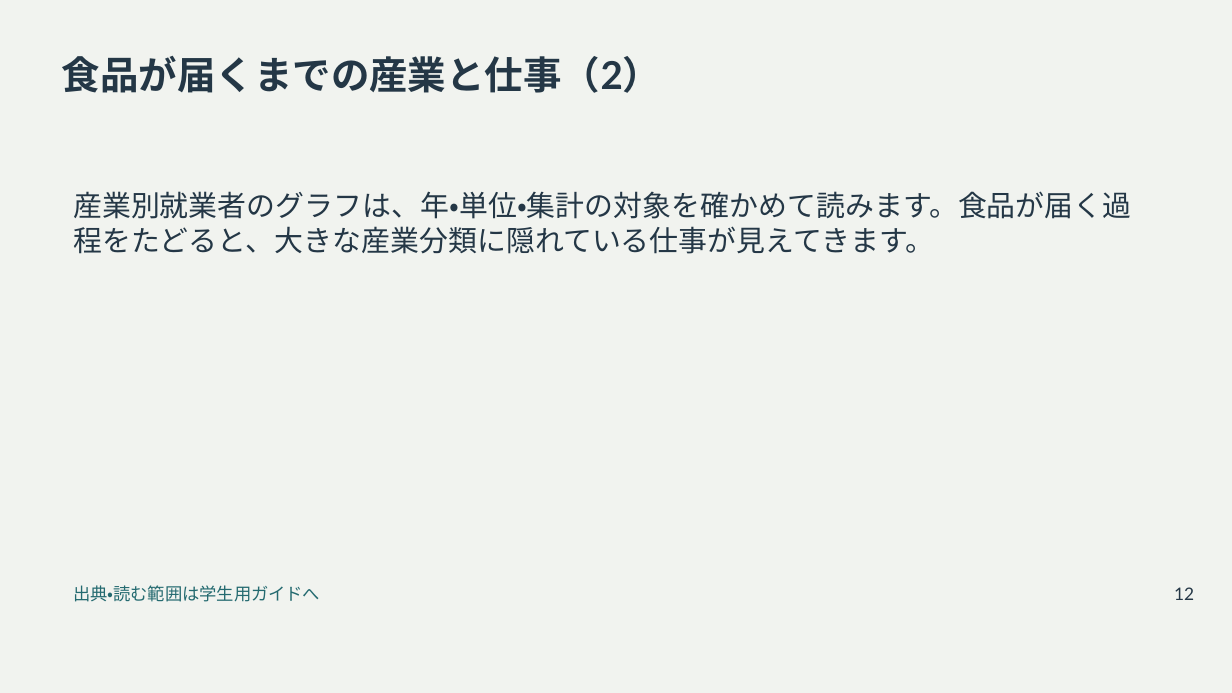
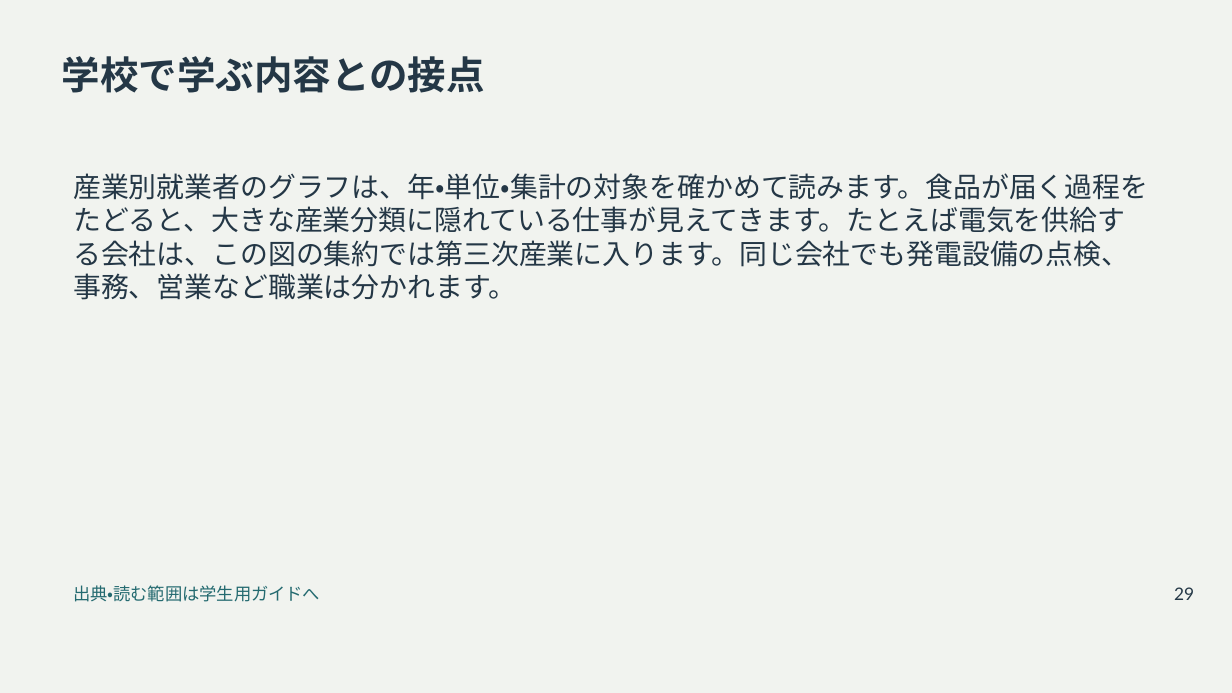
Before and after one commit to zooc-14calbp/industrial-education-ii, a slide deck: slide 29 of reorganized/20261105/main/01/slides.pptx (slide 12 before the commit). Drawn at 1232x693 pixels with LibreOffice and Linux fonts; fonts in the diff are those of the drawing. Boxes give left, top, right and bottom in pixels: in the first picture for what was removed or moved away, otherwise in the second. Text is boxed around its words. In the diff, an @@ line names an element or a change of style, - is before the commit and + after.

```diff
--- a/reorganized/20261105/main/01/slides.pptx
+++ b/reorganized/20261105/main/01/slides.pptx
@@ title at [62, 56, 485, 93]: text changed @@
-食品が届くまでの産業と仕事（2）
+学校で学ぶ内容との接点
@@ text at [73, 173, 1148, 300]: text changed; size 22.5 to 21.8 pt @@
-産業別就業者のグラフは、年・単位・集計の対象を確かめて読みます。食品が届く過程をたどると、大きな産業分類に隠れている仕事が見えてきます。
+産業別就業者のグラフは、年・単位・集計の対象を確かめて読みます。食品が届く過程をたどると、大きな産業分類に隠れている仕事が見えてきます。たとえば電気を供給する会社は、この図の集約では第三次産業に入ります。同じ会社でも発電設備の点検、事務、営業など職業は分かれます。
@@ text at [1174, 587, 1194, 600]: text changed @@
-12
+29
```
Also in this commit, not shown: 22 other slides changed, 25 slides added, 1 slide removed, 21 other files.
